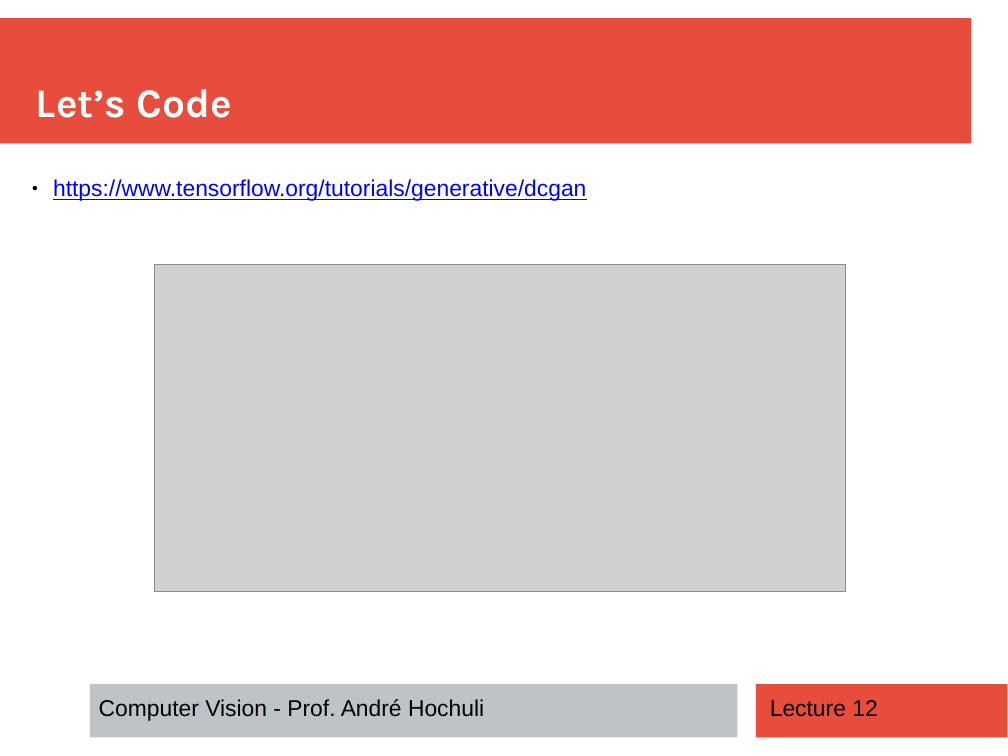
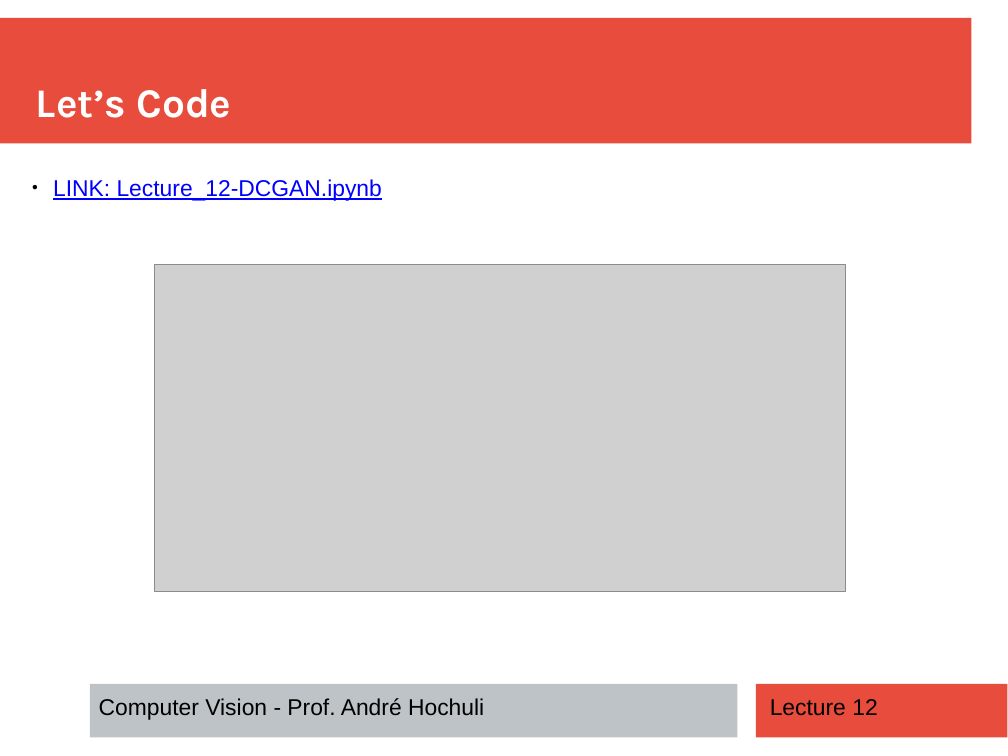
Before and after one commit to andrehochuli/teaching, a slide deck: slide 9 of ComputerVision/Lecture 12 - Generative Adversarial Network (GAN)/Lecture 12 - Generative Adversarial Training.pptx. Drawn at 1008x756 pixels with LibreOffice and Linux fonts; fonts in the diff are those of the drawing; grey boxes stand for pictures. Boxes give left, top, right and bottom in pixels: in the first picture for what was removed or moved away, otherwise in the second. Text is boxed around its words. In the diff, an @@ line names an element or a change of style, - is before the commit and + after.

```diff
--- a/ComputerVision/Lecture 12 - Generative Adversarial Network (GAN)/Lecture 12 - Generative Adversarial Training.pptx
+++ b/ComputerVision/Lecture 12 - Generative Adversarial Network (GAN)/Lecture 12 - Generative Adversarial Training.pptx
@@ text at [53, 179, 382, 201]: text changed @@
-● https://www.tensorflow.org/tutorials/generative/dcgan
+● LINK: Lecture_12-DCGAN.ipynb
```
Also in this commit, not shown: 3 other slides changed, 2 slides added, 1 slide removed, 1 other file.
